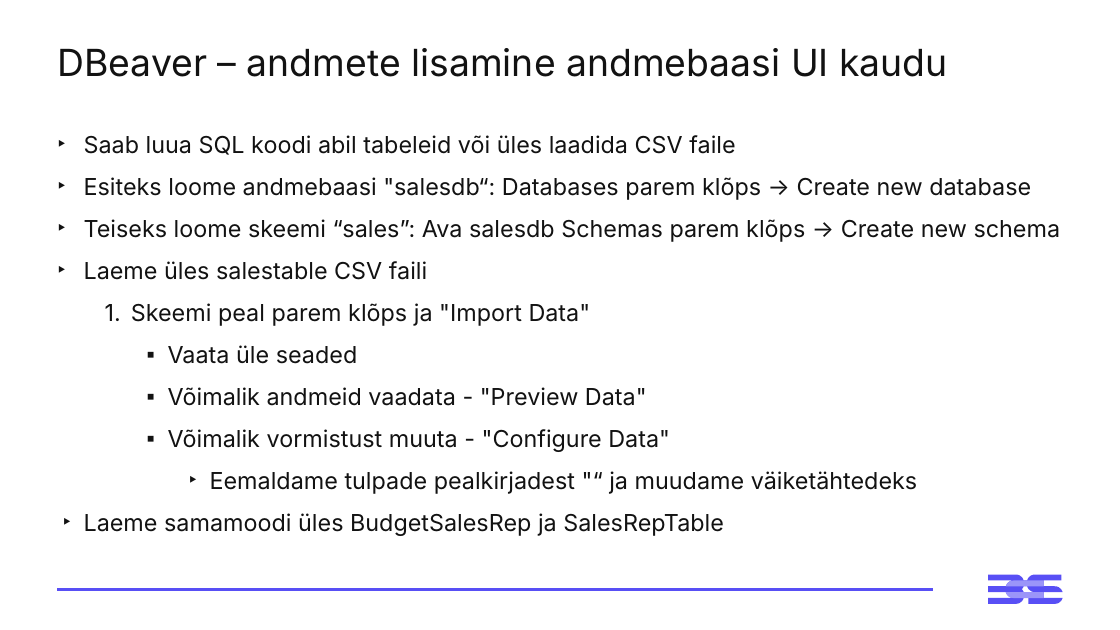
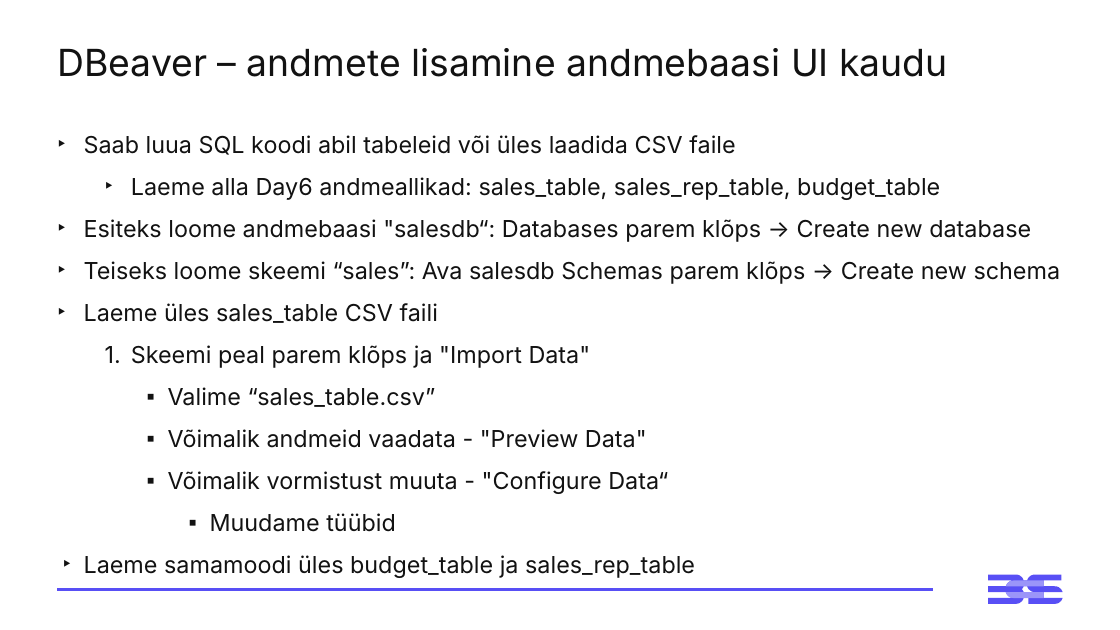
Before and after one commit to virverani/andmetarkus_2026_kevad, a slide deck: slide 6 of Day6/6-paev-andmetarkus-esitlus.pptx (slide 9 before the commit). Drawn at 1120x630 pixels with LibreOffice and Linux fonts; fonts in the diff are those of the drawing. Boxes give left, top, right and bottom in pixels: in the first picture for what was removed or moved away, otherwise in the second. Text is boxed around its words. In the diff, an @@ line names an element or a change of style, - is before the commit and + after.

```diff
--- a/Day6/6-paev-andmetarkus-esitlus.pptx
+++ b/Day6/6-paev-andmetarkus-esitlus.pptx
@@ text at (131, 177, 940, 200): paragraph added @@
+  ‣ Laeme alla Day6 andmeallikad: sales_table, sales_rep_table, budget_table
@@ text at (84, 303, 438, 323): text changed @@
-‣ Laeme üles salestable CSV faili
+‣ Laeme üles sales_table CSV faili
@@ text at (168, 387, 436, 407): text changed @@
-    ▪ Vaata üle seaded
+    ▪ Valime “sales_table.csv”
@@ text at (84, 471, 695, 578): text changed @@
-    ▪ Võimalik vormistust muuta - "Configure Data"
-      ‣ Eemaldame tulpade pealkirjadest "“ ja muudame väiketähtedeks
-‣ Laeme samamoodi üles BudgetSalesRep ja SalesRepTable
+    ▪ Võimalik vormistust muuta - "Configure Data“
+      ▪ Muudame tüübid
+‣ Laeme samamoodi üles budget_table ja sales_rep_table
```
Also in this commit, not shown: 4 other slides changed, 1 slide added, 3 slides removed, 8 other files.
